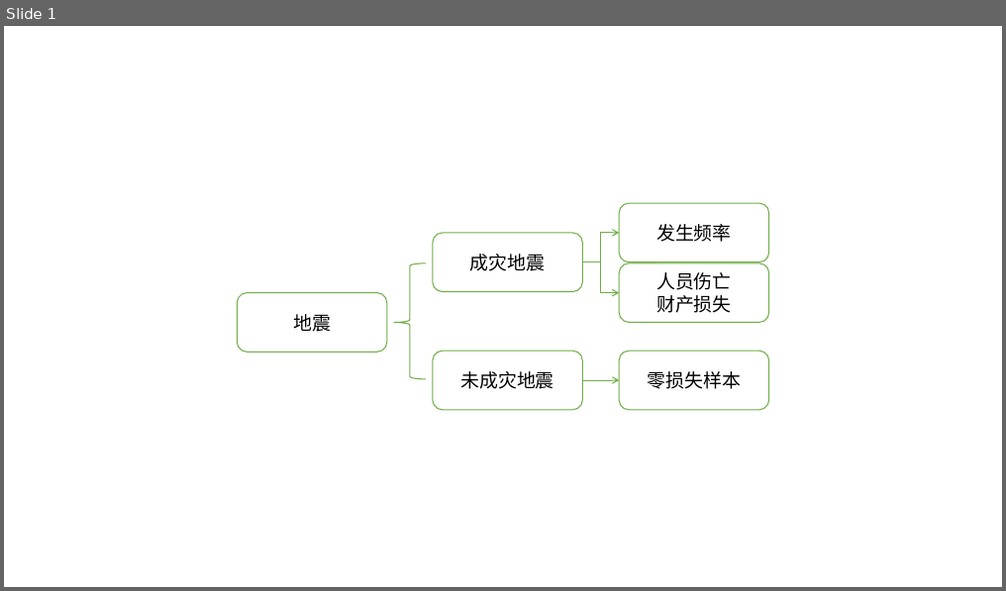
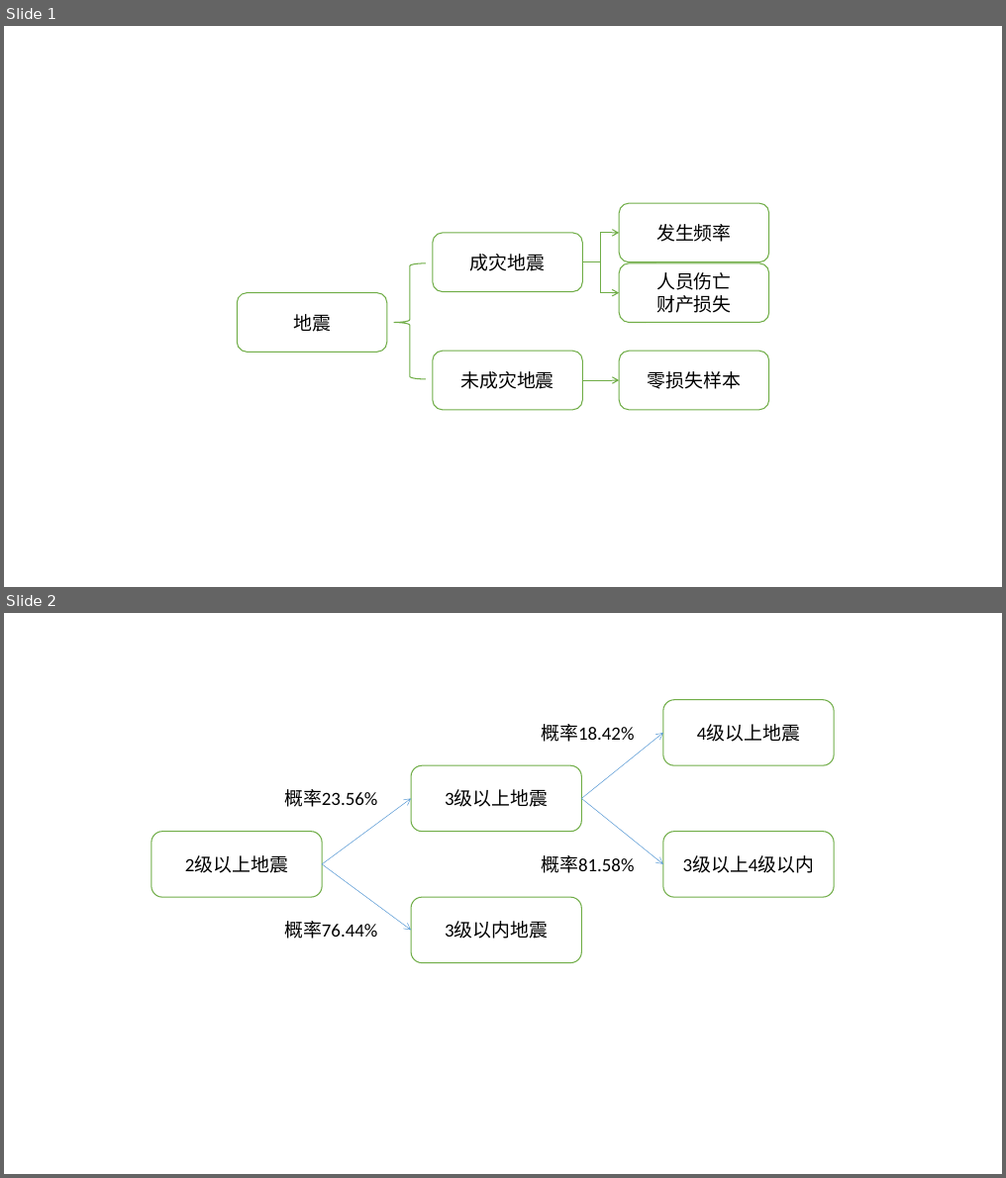
Before and after one commit to fteng77/map, a slide deck: 地震.pptx. Shown one above the other, each under a label of ours: slide 1 before the commit, slides 1 and 2 after it. The pictures are 1006x591 and 1006x1178 pixels, drawn with LibreOffice and Linux fonts; fonts in the diff are those of the drawing. Boxes give left, top, right and bottom in pixels: in the first picture for what was removed or moved away, otherwise in the second. Text is boxed around its words. In the diff, an @@ line names an element or a change of style, - is before the commit and + after.

```diff
--- a/地震.pptx
+++ b/地震.pptx
@@ slide 2 added at bbox=[4, 613, 1002, 1174], background #FFFFFF @@
@@ rounded rectangle added at bbox=[663, 700, 835, 765], fill #FFFFFF, outline #70AD47 1 pt, 18 pt, text #000000 @@
+4级以上地震
@@ text added at bbox=[541, 724, 634, 742], 18 pt, text #000000 @@
+概率18.42%
@@ arrow added from (582, 799) to (663, 733), #5B9BD5 0.5 pt @@
@@ text added at bbox=[284, 789, 377, 807], 18 pt, text #000000 @@
+概率23.56%
@@ rounded rectangle added at bbox=[411, 765, 582, 832], fill #FFFFFF, outline #70AD47 1 pt, 18 pt, text #000000 @@
+3级以上地震
@@ arrow added from (322, 864) to (411, 799), #5B9BD5 0.5 pt @@
@@ arrow added from (582, 799) to (663, 864), #5B9BD5 0.5 pt @@
@@ rounded rectangle added at bbox=[152, 832, 322, 897], fill #FFFFFF, outline #70AD47 1 pt, 18 pt, text #000000 @@
+2级以上地震
@@ rounded rectangle added at bbox=[663, 832, 835, 897], fill #FFFFFF, outline #70AD47 1 pt, 18 pt, text #000000 @@
+3级以上4级以内
@@ arrow added from (322, 864) to (411, 931), #5B9BD5 0.5 pt @@
@@ text added at bbox=[541, 856, 634, 873], 18 pt, text #000000 @@
+概率81.58%
@@ rounded rectangle added at bbox=[411, 897, 582, 963], fill #FFFFFF, outline #70AD47 1 pt, 18 pt, text #000000 @@
+3级以内地震
@@ text added at bbox=[284, 921, 377, 939], 18 pt, text #000000 @@
+概率76.44%
```
Also in this commit, not shown: 1 other file.
